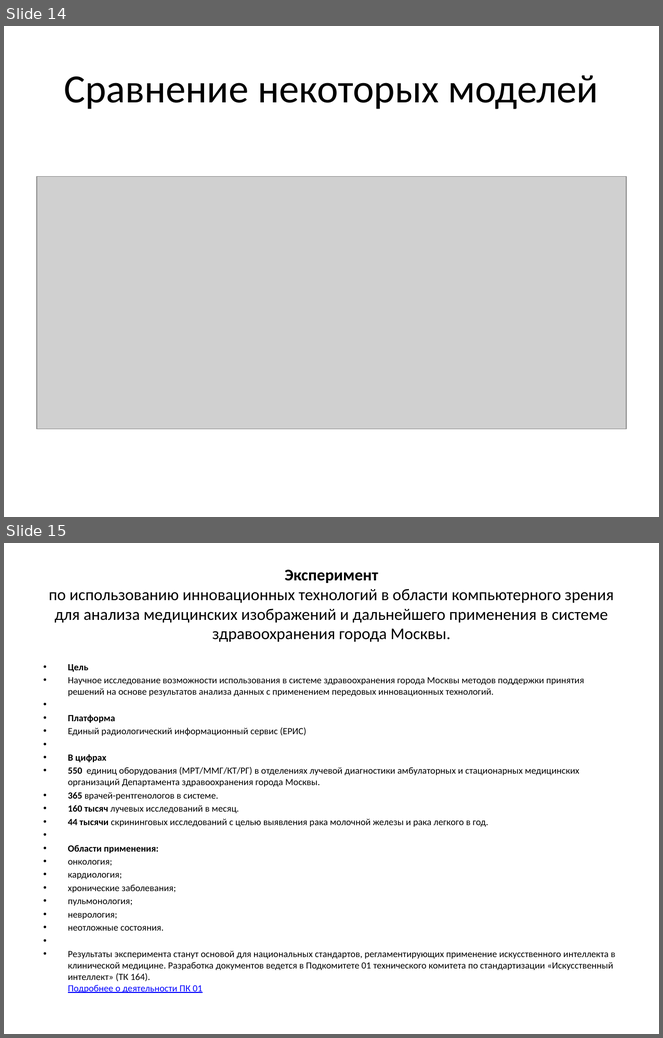
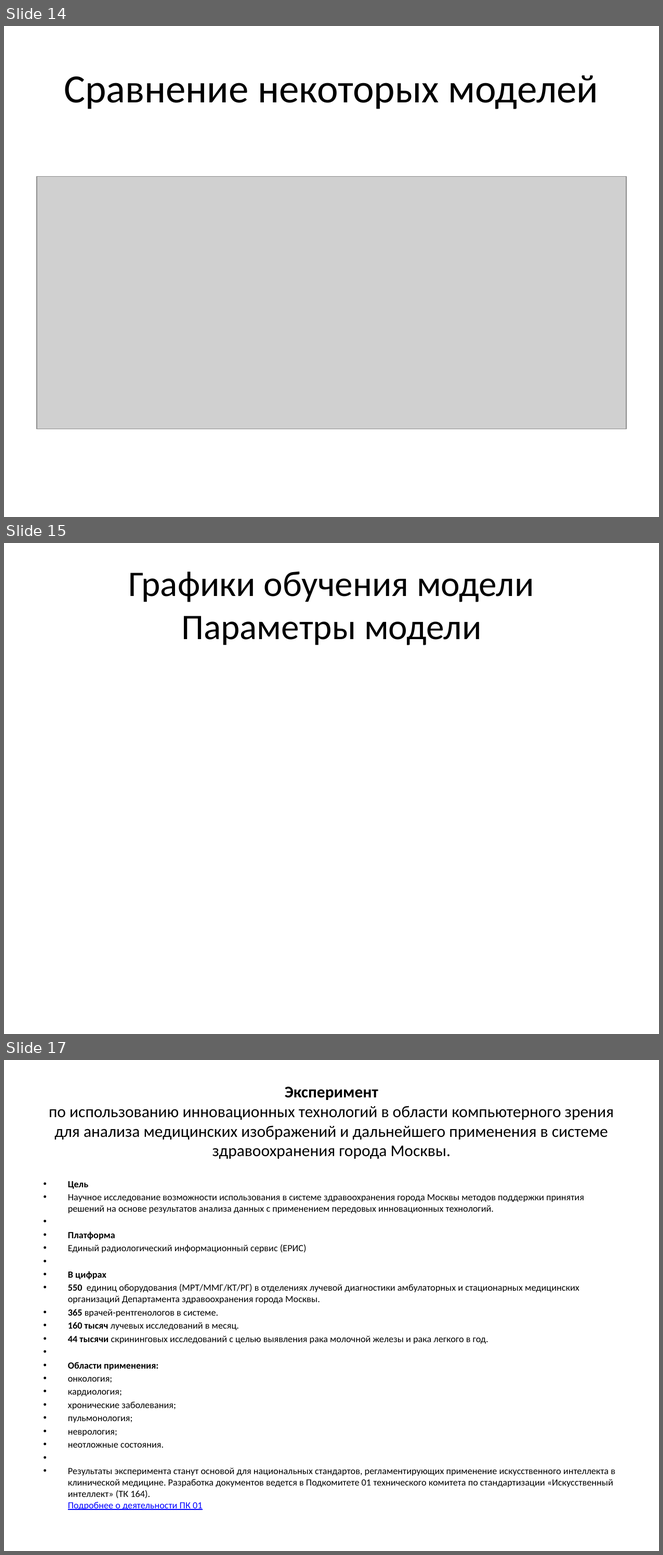
Before and after one commit to koshkit/VKR, a slide deck: slides.pptx. Shown one above the other, each under a label of ours: slides 14 and 15 before the commit, slides 14, 15 and 17 after it; the slides between them are not shown. The pictures are 663x1038 and 663x1555 pixels, drawn with LibreOffice and Linux fonts; fonts in the diff are those of the drawing; grey boxes stand for pictures. Boxes give left, top, right and bottom in pixels: in the first picture for what was removed or moved away, otherwise in the second. Text is boxed around its words. In the diff, an @@ line names an element or a change of style, - is before the commit and + after.

```diff
--- a/slides.pptx
+++ b/slides.pptx
@@ slide 15 added at box(4, 543, 659, 1034), background #FFFFFF @@
@@ title added at box(129, 572, 534, 645), 39.6 pt, text #000000 @@
+Графики обучения модели
+Параметры модели
@@ what was slide 15 is now slide 17 @@
```
Also in this commit, not shown: 2 other slides added, 1 slide removed, 5 other files.
